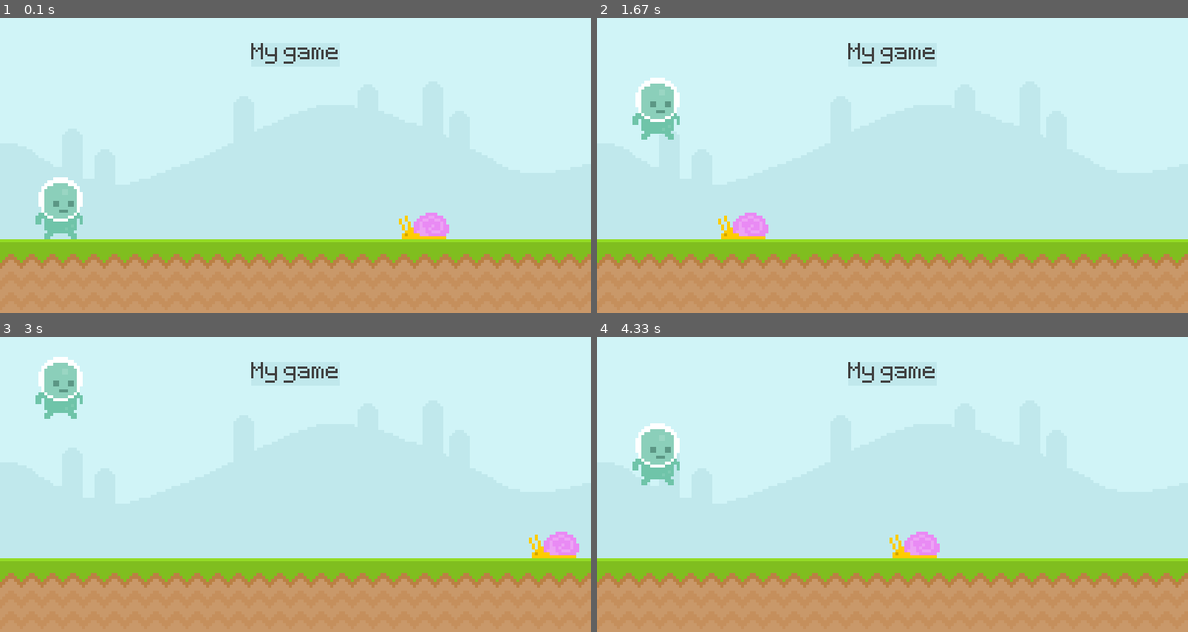
Above: before the commit, frames 1-4 (two rows, left to right).
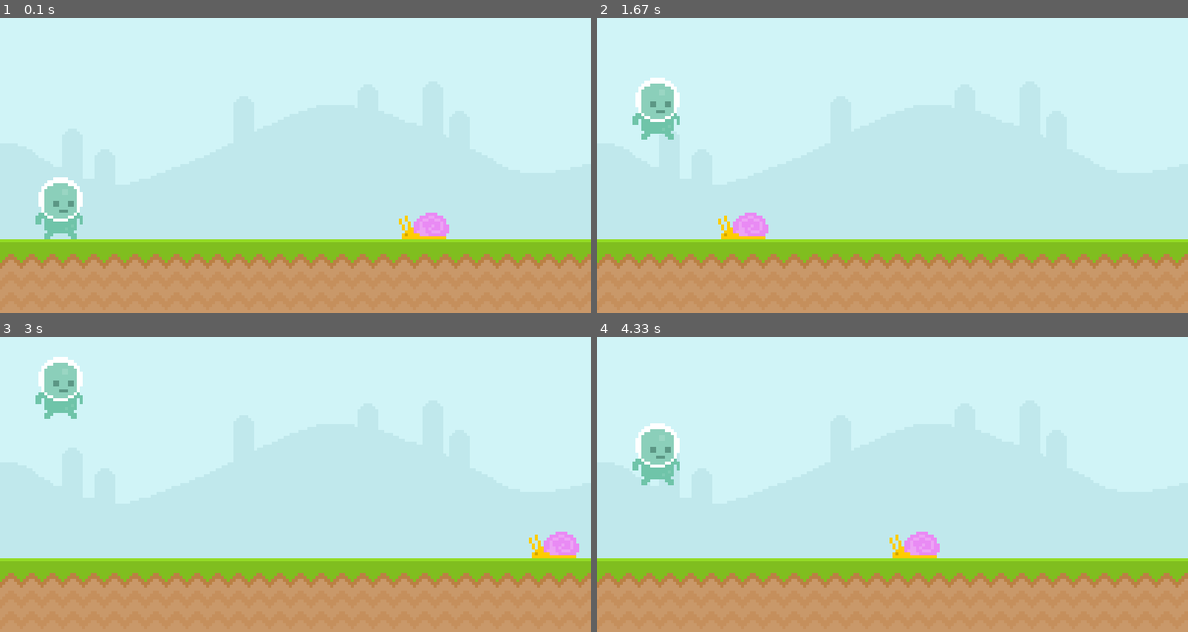
Above: after the commit, the same moments.

Repository: WebDevJasonCameron/pygame_study
Game: pygame game, started from pygame_intro/runner_game.py
Two runs of this game, one before a commit and one after it. Both use one fixed random seed, a clock stepped at 60 frames per second and the inputs below.
Inputs (mouse positions are in pixels of both pictures, inside the frame that each line leads up to):
- Up to frame 1 (0.1 s): no input
- Up to frame 2 (1.67 s): click (656, 206) at 0.38 s; tap Space at 1.17, 1.57 s
- Up to frame 3 (3 s): tap Space at 1.87, 2.4, 2.7 s
- Up to frame 4 (4.33 s): tap Space at 3.47, 4.23 s

The runs differ from the first frame. In frame 1, 0.3% of the frame differs, in the area x 42-58%, y 8-16%; in frame 2, 0.3%; in frame 3, 0.3%; in frame 4, 0.3%.

Commit message:
start score fun

Diff:
--- a/pygame_intro/runner_game.py
+++ b/pygame_intro/runner_game.py
@@ -1,5 +1,16 @@
 import pygame
 from sys import exit
+
+# ___CREATE SCORE
+
+
+def display_score():
+    current_time = pygame.time.get_ticks()
+    print(current_time)
+
+
+# ___CREATE GAME
+
 
 pygame.init()
 
@@ -19,8 +30,8 @@
 ground_surf = pygame.image.load('graphics/ground.png').convert()
 
 # SCORE
-score_surf = text_font.render('My game', False, text_color)
-score_rect = score_surf.get_rect(center=(400, 50))
+# score_surf = text_font.render('My game', False, text_color)
+# score_rect = score_surf.get_rect(center=(400, 50))
 
 
 # Enemy
@@ -63,9 +74,10 @@
         screen.blit(ground_surf, (0, 300))
 
         # bg score
-        pygame.draw.rect(screen, box_color, score_rect)
-        pygame.draw.rect(screen, box_color, score_rect, 10)
-        screen.blit(score_surf, score_rect)
+        # pygame.draw.rect(screen, box_color, score_rect)
+        # pygame.draw.rect(screen, box_color, score_rect, 10)
+        # screen.blit(score_surf, score_rect)
+        display_score()
 
         # snail
         snail_rect.x -= 4
